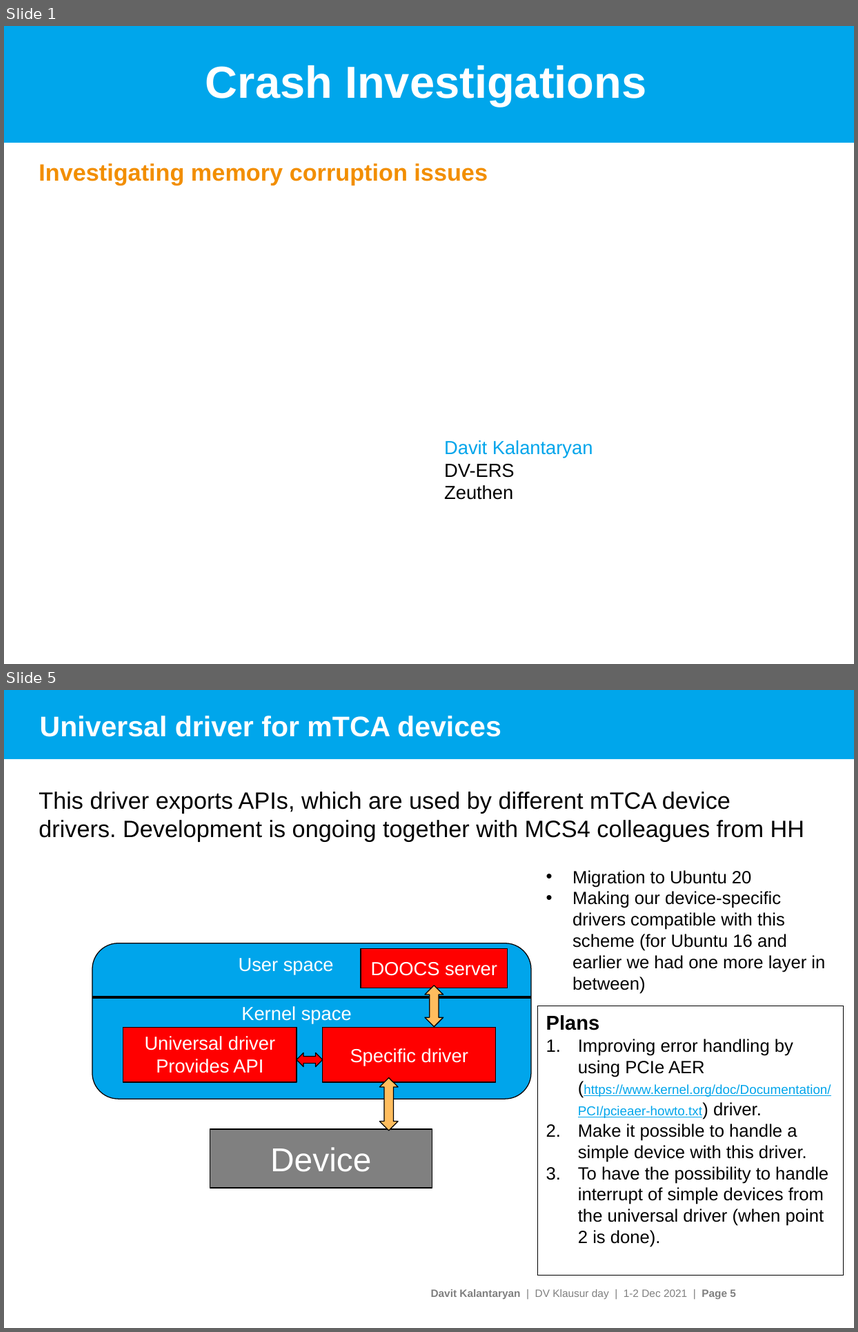
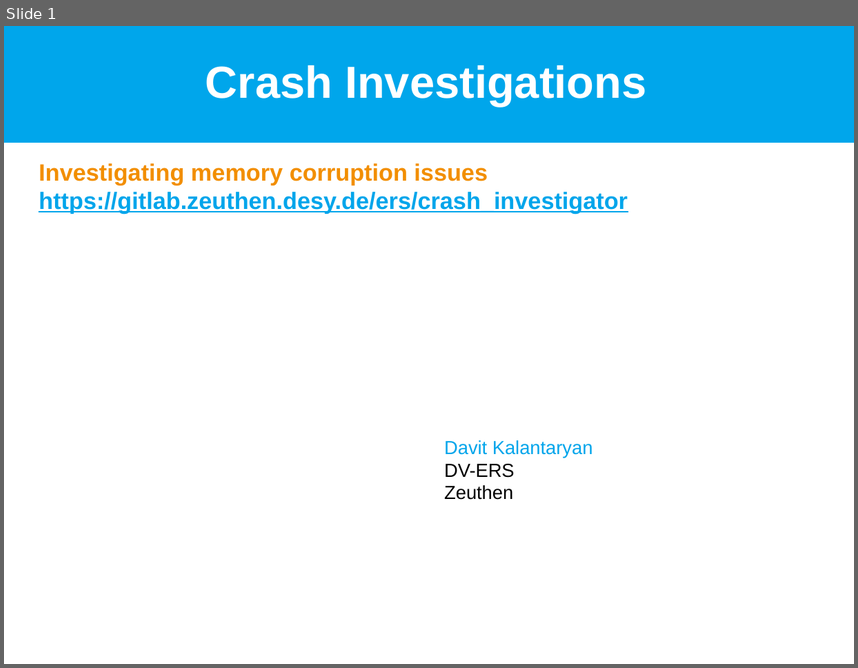
Before and after one commit to davitkalantaryan/old-crash_investigator, a slide deck: docs/crash_investigations.pptx. Shown one above the other, each under a label of ours: slides 1 and 5 before the commit, slide 1 after it; the slides between them are not shown. The pictures are 858x1332 and 858x668 pixels, drawn with LibreOffice and Linux fonts; fonts in the diff are those of the drawing; background and template pictures are left out. Boxes give left, top, right and bottom in pixels: in the first picture for what was removed or moved away, otherwise in the second. Text is boxed around its words. In the diff, an @@ line names an element or a change of style, - is before the commit and + after.

Commit message:
presentation preperaation is ongoing

```diff
--- a/docs/crash_investigations.pptx
+++ b/docs/crash_investigations.pptx
@@ slide 5 removed at bbox=[4, 690, 854, 1328], background #FFFFFF @@
@@ rectangle removed at bbox=[4, 690, 854, 759] @@
@@ title removed at bbox=[40, 716, 501, 737] @@
-Universal driver for mTCA devices
@@ text removed at bbox=[38, 791, 804, 841] @@
-This driver exports APIs, which are used by different mTCA device drivers. Development is ongoing together with MCS4 colleagues from HH
@@ text removed at bbox=[573, 870, 825, 994] @@
-• Migration to Ubuntu 20
-• Making our device-specific drivers compatible with this scheme (for Ubuntu 16 and earlier we had one more layer in between)
@@ group removed at bbox=[92, 943, 531, 1187]: 4 rectangles, 2 up down arrows, 2 texts, 1 rounded rectangle, 1 left right arrow, 1 line @@
-Universal driver
-Provides API
-Specific driver
-Device
-Kernel space
-User space
-DOOCS server
@@ rectangle removed at bbox=[538, 1006, 844, 1275] @@
-Plans
-1. Improving error handling by using PCIe AER (https://www.kernel.org/doc/Documentation/PCI/pcieaer-howto.txt) driver.
-2. Make it possible to handle a simple device with this driver.
-3. To have the possibility to handle interrupt of simple devices from the universal driver (when point 2 is done).
@@ text removed at bbox=[431, 1289, 736, 1299] @@
-Davit Kalantaryan | DV Klausur day | 1-2 Dec 2021 | Page 5
@@ slide 1 changed as well @@
@@ subtitle at bbox=[38, 163, 628, 213]: text changed; text colour #F28E00 to #00A5EB @@
-Investigating memory corruption issues
+Investigating memory corruption issues
+https://gitlab.zeuthen.desy.de/ers/crash_investigator
```
Also in this commit, not shown: 1 other slide changed, 3 slides added, 6 other slides removed.
